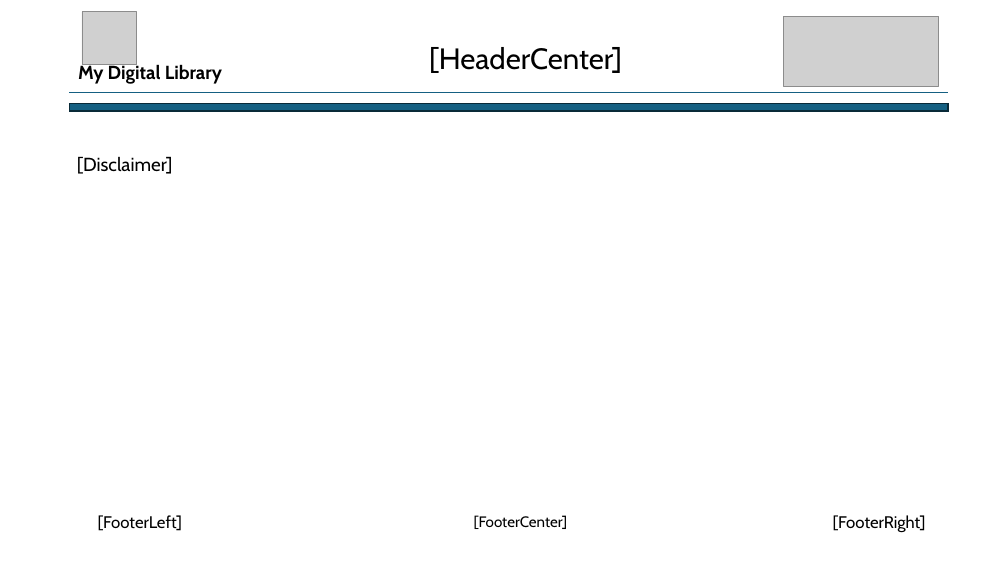
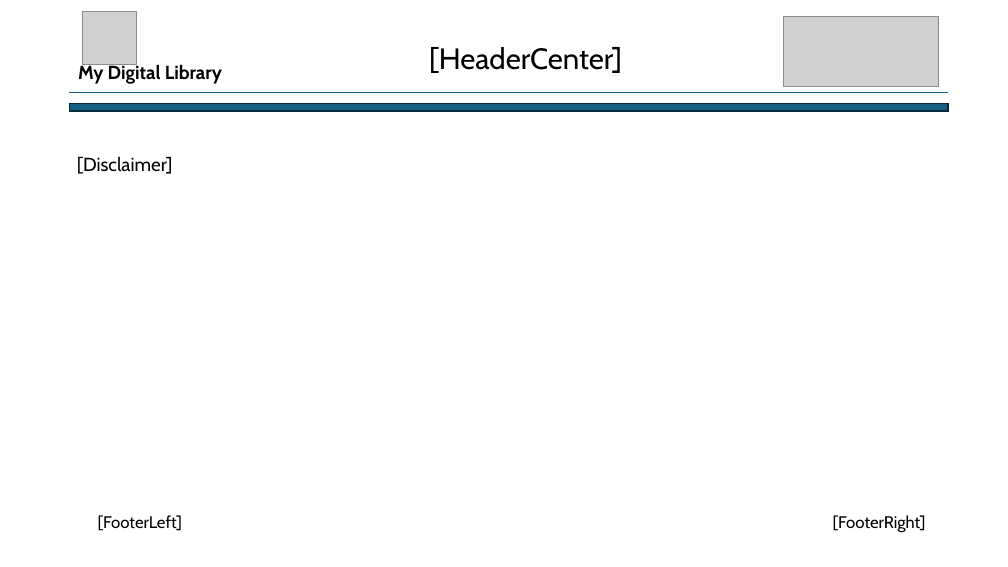
Before and after one commit to akshayvasundhara/doc_repo, a slide deck: slide 2 of latest.pptx. Drawn at 1008x567 pixels with LibreOffice and Linux fonts; fonts in the diff are those of the drawing; grey boxes stand for pictures. Boxes give left, top, right and bottom in pixels: in the first picture for what was removed or moved away, otherwise in the second. Text is boxed around its words. In the diff, an @@ line names an element or a change of style, - is before the commit and + after.

```diff
--- a/latest.pptx
+++ b/latest.pptx
@@ title removed at bbox=[474, 515, 568, 529] @@
-[FooterCenter]
```
Also in this commit, not shown: 1 other slide changed.
